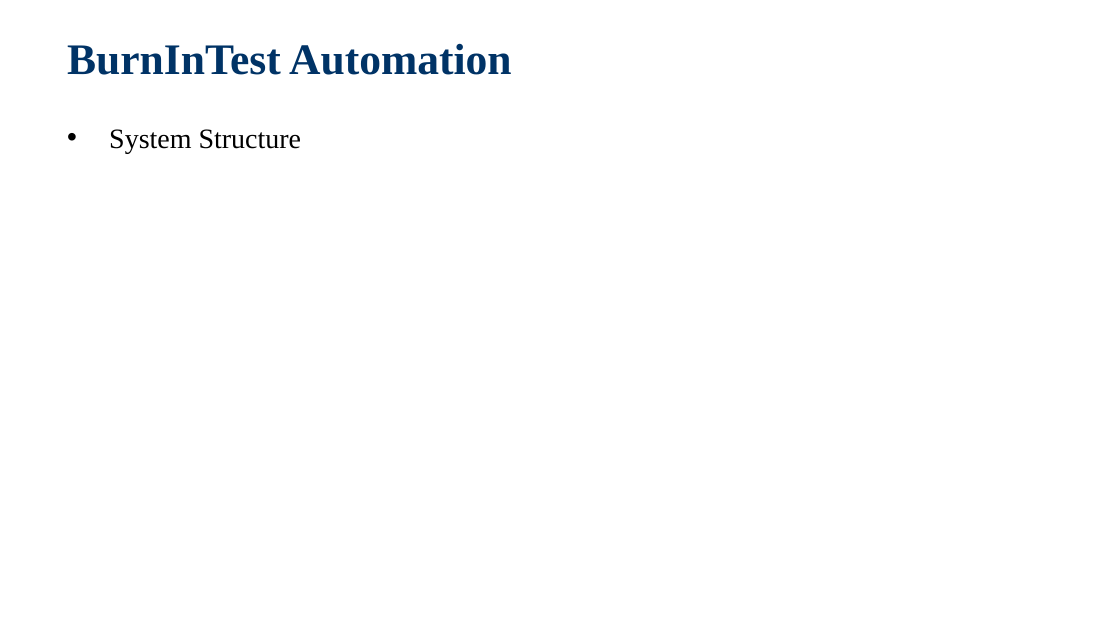
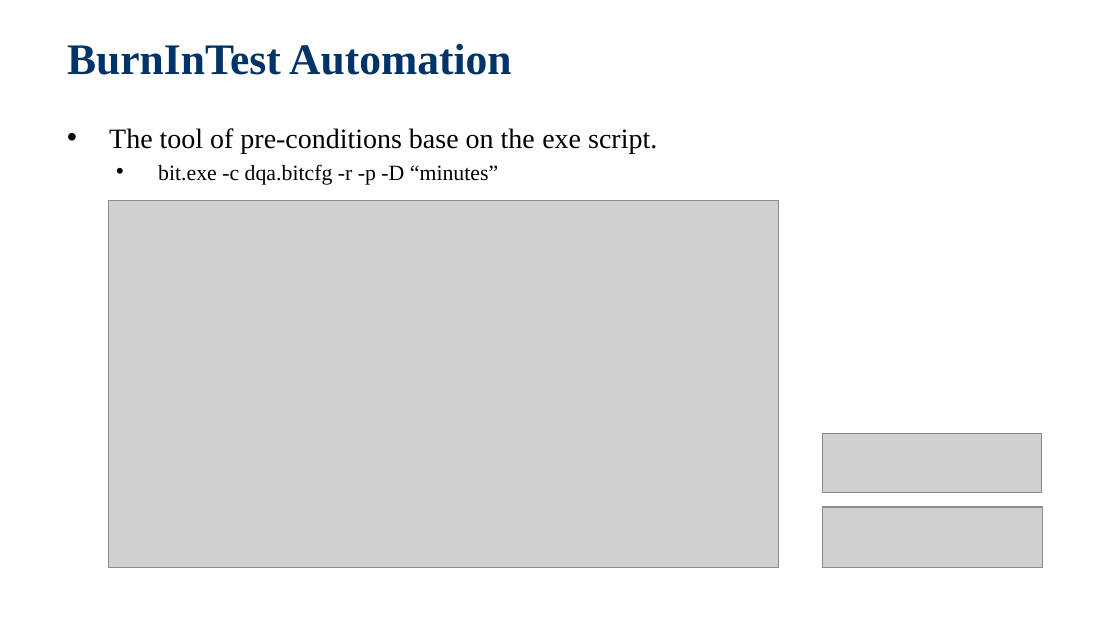
Before and after one commit to jackiejay888/automation, a slide deck: slide 27 of kpi/Test Automation_Demo.pptx. Drawn at 1120x630 pixels with LibreOffice and Linux fonts; fonts in the diff are those of the drawing; grey boxes stand for pictures; background and template pictures are left out. Boxes give left, top, right and bottom in pixels: in the first picture for what was removed or moved away, otherwise in the second. Text is boxed around its words. In the diff, an @@ line names an element or a change of style, - is before the commit and + after.

```diff
--- a/kpi/Test Automation_Demo.pptx
+++ b/kpi/Test Automation_Demo.pptx
@@ text at <box>109,128,657,185</box>: text changed @@
-  • System Structure
+  • The tool of pre-conditions base on the exe script.
+    • bit.exe -c dqa.bitcfg -r -p -D “minutes”
@@ picture added at <box>109,200,778,568</box> @@
@@ picture added at <box>822,433,1042,493</box> @@
@@ picture added at <box>822,507,1043,568</box> @@
```
Also in this commit, not shown: 4 other slides changed, 1 slide added, 1 slide removed, 4 other files.
